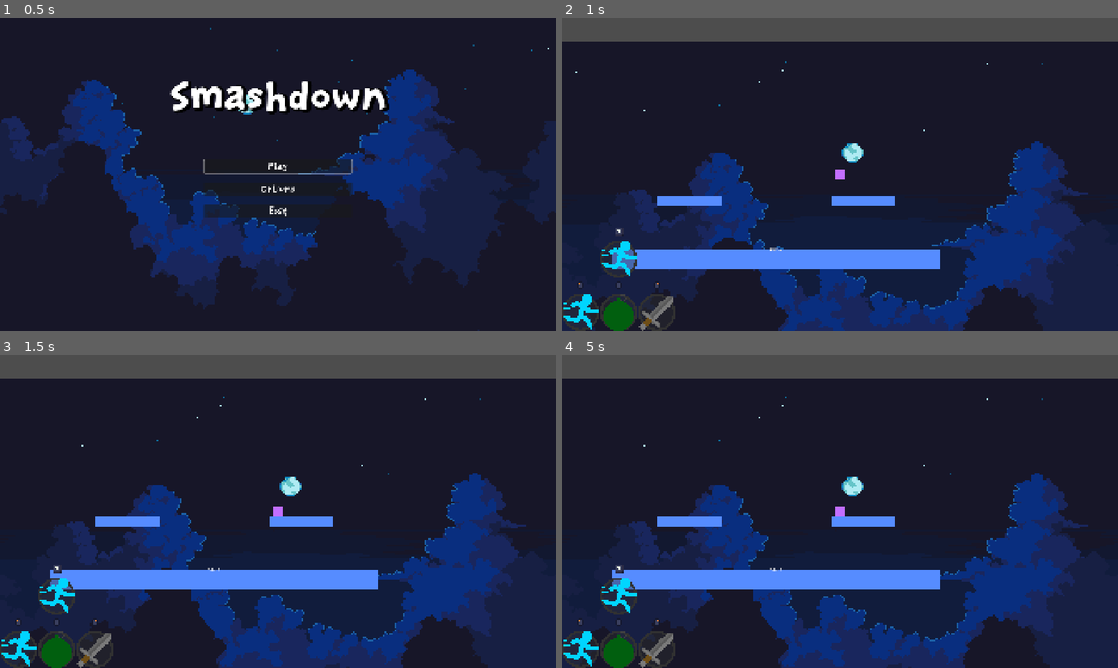
Above: before the commit, frames 1-4 (two rows, left to right).
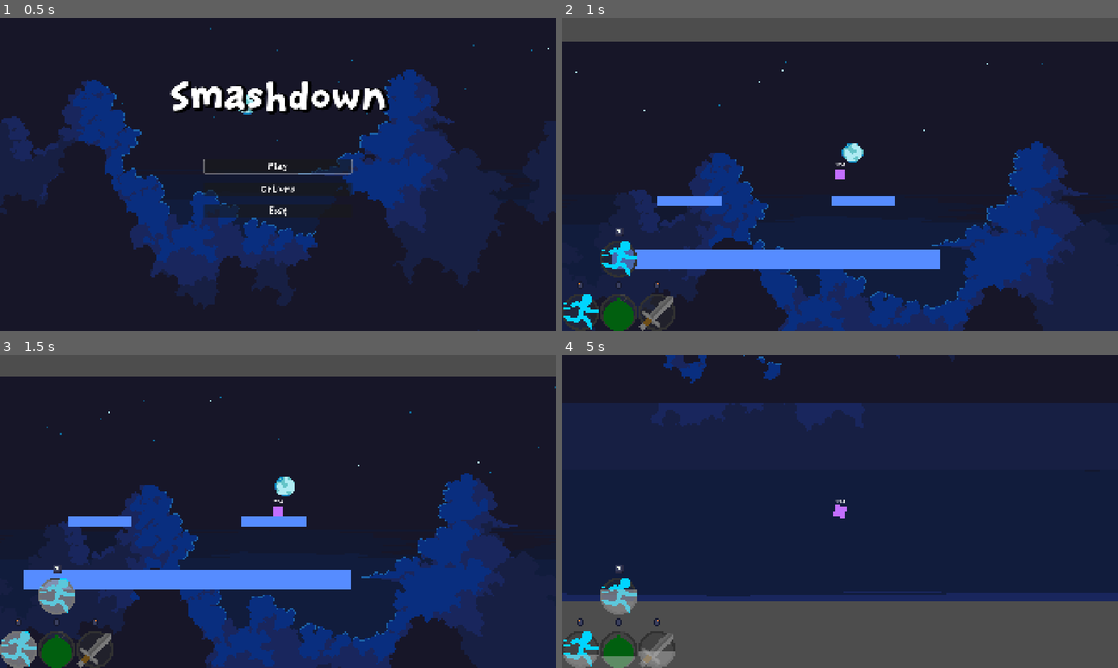
Above: after the commit, the same moments.

Repository: BoppleOpple/beat-the-clock
Game: Godot game, scene res://ui/main_menu/main_menu.tscn
Same seed, same stepped clock (60 frames per second), same inputs: the game is played once before the commit and once after it.
Inputs (mouse positions are in pixels of both pictures, inside the frame that each line leads up to):
- Up to frame 1 (0.5 s): no input
- Up to frame 2 (1 s): click "Play" at 0.5 s
- Up to frame 3 (1.5 s): move the mouse to (278, 511) at 1.27 s; hold D (gameplay_right) from 1.28 s (still down); tap Shift (gameplay_ability_combo) at 1.35 s; click (278, 511) at 1.42 s
- Up to frame 4 (5 s): tap Space (gameplay_jump) at 1.52, 2.27, 3.77, 4.52 s; move the mouse to (728, 527) at 2.02 s; release D (gameplay_right) at 2.03 s; hold S (gameplay_down) 2.03-2.78 s; click (728, 527) at 2.1 s; move the mouse to (895, 442) at 2.77 s; hold D (gameplay_right) 2.78-3.53 s; tap Middle mouse button (gameplay_ability_middle) at 2.85 s; move the mouse to (812, 574) at 3.52 s; hold W (gameplay_up) 3.53-4.28 s; right-click (812, 574) at 3.6 s; click (812, 574) at 3.67 s; move the mouse to (1006, 558) at 4.27 s; hold A (gameplay_left) from 4.28 s (still down); tap Shift (gameplay_ability_combo) at 4.35 s

Frame 1 is identical in both runs. In frame 2, less than 0.1% of the frame differs, in the area x 37-51%, y 46-75%; in frame 3, 12%; in frame 4, 64%, in the area x 0-100%, y 0-100%.
Error before the commit: Parse Error: Cannot call the parent class' virtual function "_ready()" because it hasn't been defined. (res://player/player.gd:20)

Commit message:
refactor: move abilities from PlayerData to player

Diff:
--- a/actors/actor_base.gd
+++ b/actors/actor_base.gd
@@ -31,8 +31,11 @@
 const SWORD_IMPULSE_SCALE: float = 900.0
 const SWORD_STARTUP_DELAY: float = 0.2
 const SWORD_PARRY_DURATION: float = 0.4
+const SWORD_IMPULSE_UPKICK: float = 500.0
 
 const PARRY_PARTICLE_DISTANCE: float = 25
+
+const HITSTUN_DURATION: float = 1.0
 
 ###########
 # CLASSES #
@@ -57,70 +60,19 @@
 var is_on_ground: bool = false
 var is_mid_jump: bool = false
 
-var left_ability_timer: Timer = Timer.new()
-var middle_ability_timer: Timer = Timer.new()
-var right_ability_timer: Timer = Timer.new()
-var combo_ability_timer: Timer = Timer.new()
+var ability_1: GameManager.Ability = GameManager.Ability.DASH
+var ability_2: GameManager.Ability = GameManager.Ability.GRENADE
+var ability_3: GameManager.Ability = GameManager.Ability.SWORD
+var ability_c: GameManager.Ability = GameManager.Ability.DASH
 
 ###########
 # METHODS #
 ###########
 
-func _apply_actions(actions: Actions, _delta: float):
-	# get direction from input
-	var input_x: float = actions.move_x
-
-	# scale the force based on current speed + direction (increase turnaround time)
-	var input_dir: float = sign(input_x)
-	var input_magnitude: float = abs(input_x - clamp(self.linear_velocity.x / VELOCITY_THRESHOLD, -1, 1)) * MOVE_FORCE_SCALE
-
-	# apply the movement force
-	self.apply_central_force(Vector2(input_dir * input_magnitude, 0))
-
-	# keep ground detector beneath player
-	$JumpCollisionBelow.rotation = -self.rotation
-
-	# jump force
-	if actions.jump and is_on_ground:
-		is_mid_jump = true
-		is_on_ground = false
-		self.set_axis_velocity(JUMP_VELOCITY)
-
-		var jump_torque: float = clamp(
-			self.linear_velocity.x * JUMPING_TORQUE_SCALE,
-			-JUMPING_TORQUE_MAX,
-			JUMPING_TORQUE_MAX
-		)
-		self.apply_torque_impulse(jump_torque)
-
-	# float (variable height + regrab)
-	if actions.slow_fall:
-		self.gravity_scale = JUMPING_GRAVITY_SCALE
-	elif is_mid_jump:
-		self.gravity_scale = AFTER_JUMPING_GRAVITY_SCALE
-	else:
-		self.gravity_scale = DEFAULT_GRAVITY_SCALE
-
-	# self-righting
-	var righting_dir: float = -sign(self.rotation)
-	var righting_factor: float = clamp(abs(self.rotation) / PI - 0.1, 0, 1)
-	var righting_torque: float = righting_factor * RIGHTING_TORQUE_SCALE
-
-	self.apply_torque(righting_torque * righting_dir)
-
-	# handle abilities
-	if actions.ability_1 and $Timers/LeftAbilityTimer.is_stopped():
-		$Timers/LeftAbilityTimer.start(_activate_ability(GameManager.player.ability_1))
-
-	if actions.ability_2 and $Timers/MiddleAbilityTimer.is_stopped():
-		$Timers/MiddleAbilityTimer.start(_activate_ability(GameManager.player.ability_2))
-
-	if actions.ability_3 and $Timers/RightAbilityTimer.is_stopped():
-		$Timers/RightAbilityTimer.start(_activate_ability(GameManager.player.ability_3))
-
-	if actions.ability_combo and $Timers/ComboAbilityTimer.is_stopped():
-		$Timers/ComboAbilityTimer.start(_activate_ability(GameManager.player.ability_c))
-
+func _ready() -> void:
+	$Timers/PlayerClock.start(GameManager.PLAYER_MAX_TIME / 2)
+
+func _process(_delta: float):
 	# handle timers
 	$Timers/VisualTimer/TimerLabel.text = str(snapped($Timers/PlayerClock.time_left, 0.1))
 	$Timers/VisualTimer/TimerLabel.set_position(self.get_position() + PLAYER_TIMER_OFFSET)
@@ -129,15 +81,73 @@
 	GameManager.player.ability_3_cooldown = $Timers/RightAbilityTimer.time_left
 	GameManager.player.ability_c_cooldown = $Timers/ComboAbilityTimer.time_left
 
-func _activate_ability(ability: PlayerData.Ability) -> float:
+func _apply_actions(actions: Actions, _delta: float) -> void:
+	# keep ground detector beneath player
+	$JumpCollisionBelow.rotation = -self.rotation
+
+	if $Timers/HitstunTimer.time_left > 0.0:
+		return
+
+	# get direction from input
+	var input_x: float = actions.move_x
+
+	# scale the force based on current speed + direction (increase turnaround time)
+	var input_dir: float = sign(input_x)
+	var input_magnitude: float = abs(input_x - clamp(self.linear_velocity.x / VELOCITY_THRESHOLD, -1, 1)) * MOVE_FORCE_SCALE
+
+	# apply the movement force
+	self.apply_central_force(Vector2(input_dir * input_magnitude, 0))
+
+	# jump force
+	if actions.jump and is_on_ground:
+		is_mid_jump = true
+		is_on_ground = false
+		self.set_axis_velocity(JUMP_VELOCITY)
+
+		var jump_torque: float = clamp(
+			self.linear_velocity.x * JUMPING_TORQUE_SCALE,
+			-JUMPING_TORQUE_MAX,
+			JUMPING_TORQUE_MAX
+		)
+		self.apply_torque_impulse(jump_torque)
+
+	# float (variable height + regrab)
+	if actions.slow_fall:
+		self.gravity_scale = JUMPING_GRAVITY_SCALE
+	elif is_mid_jump:
+		self.gravity_scale = AFTER_JUMPING_GRAVITY_SCALE
+	else:
+		self.gravity_scale = DEFAULT_GRAVITY_SCALE
+
+	# self-righting
+	var righting_dir: float = -sign(self.rotation)
+	var righting_factor: float = clamp(abs(self.rotation) / PI - 0.1, 0, 1)
+	var righting_torque: float = righting_factor * RIGHTING_TORQUE_SCALE
+
+	self.apply_torque(righting_torque * righting_dir)
+
+	# handle abilities
+	if actions.ability_1 and $Timers/LeftAbilityTimer.is_stopped():
+		$Timers/LeftAbilityTimer.start(_activate_ability(ability_1))
+
+	if actions.ability_2 and $Timers/MiddleAbilityTimer.is_stopped():
+		$Timers/MiddleAbilityTimer.start(_activate_ability(ability_2))
+
+	if actions.ability_3 and $Timers/RightAbilityTimer.is_stopped():
+		$Timers/RightAbilityTimer.start(_activate_ability(ability_3))
+
+	if actions.ability_combo and $Timers/ComboAbilityTimer.is_stopped():
+		$Timers/ComboAbilityTimer.start(_activate_ability(ability_c))
+
+func _activate_ability(ability: GameManager.Ability) -> float:
 	match ability:
-		PlayerData.Ability.EMPTY:
+		GameManager.Ability.EMPTY:
 			pass
-		PlayerData.Ability.DASH:
+		GameManager.Ability.DASH:
 			_perform_dash()
-		PlayerData.Ability.SWORD:
+		GameManager.Ability.SWORD:
 			_slash()
-		PlayerData.Ability.GRENADE:
+		GameManager.Ability.GRENADE:
 			_throw_grenade()
 
 	return GameManager.ABILITY_COOLDOWN[ability]
@@ -174,6 +184,7 @@
 
 func handle_knockback(impulse: Vector2, source: Node2D) -> void:
 	if $Timers/ParryTimer.time_left == 0:
+		$Timers/HitstunTimer.start(HITSTUN_DURATION)
 		self.apply_central_impulse(impulse)
 	else:
 		var parry_rotation: float = (source.global_position - self.global_position).angle() - self.rotation
@@ -248,6 +259,10 @@
 	if body.get("is_slashable"):
 		var knockback_impulse: Vector2 = (body.position - self.position).normalized() * SWORD_IMPULSE_SCALE
 
+		# add upkick when hitting horizontally
+		if abs(knockback_impulse.dot(Vector2(1, 0))) > 0.8:
+			knockback_impulse.y -= SWORD_IMPULSE_UPKICK
+
 		if body.has_method("apply_central_impulse"):
 			if body is ActorBase:
 				body.handle_knockback(knockback_impulse, self)
--- a/actors/actor_base.tscn
+++ b/actors/actor_base.tscn
@@ -131,6 +131,10 @@
 one_shot = true
 
 [node name="ParryTimer" type="Timer" parent="Timers" unique_id=370265111]
+process_callback = 0
+one_shot = true
+
+[node name="HitstunTimer" type="Timer" parent="Timers" unique_id=165685142]
 process_callback = 0
 one_shot = true
 
--- a/global/GameManager.gd
+++ b/global/GameManager.gd
@@ -2,6 +2,7 @@
 
 const PLAYER_MAX_TIME: float = 300.5
 var player: PlayerData
+var player_ref: Player
 var options: Options
 
 
@@ -14,6 +15,14 @@
 # 2 - Sword
 # 3 - Grenade
 # -----------
+
+enum Ability {
+	EMPTY = 0,
+	DASH = 1,
+	SWORD = 2,
+	GRENADE = 3,
+}
+
 const ABILITY_COOLDOWN: Array[float] = [10.0, 2.0, 2.5, 3.0]
 
 enum InputDevice { KEYBOARD_MOUSE, CONTROLLER }
--- a/global/PlayerData.gd
+++ b/global/PlayerData.gd
@@ -9,20 +9,9 @@
 # 3 - Grenade
 # -----------
 
-enum Ability {
-	EMPTY = 0,
-	DASH = 1,
-	SWORD = 2,
-	GRENADE = 3,
-}
-
-@export var player_name: String = "Player"
-@export var timer: float = 0.0
-@export var ability_1: Ability = Ability.DASH
-@export var ability_2: Ability = Ability.GRENADE
-@export var ability_3: Ability = Ability.SWORD
-@export var ability_c: Ability = Ability.DASH
-@export var ability_1_cooldown: float = 0.0
-@export var ability_2_cooldown: float = 0.0
-@export var ability_3_cooldown: float = 0.0
-@export var ability_c_cooldown: float = 0.0
+var player_name: String = "Player"
+var timer: float = 0.0
+var ability_1_cooldown: float = 0.0
+var ability_2_cooldown: float = 0.0
+var ability_3_cooldown: float = 0.0
+var ability_c_cooldown: float = 0.0
--- a/project.godot
+++ b/project.godot
@@ -29,6 +29,11 @@
 [dotnet]
 
 project/assembly_name="GMTK 2026"
+
+[global_group]
+
+Players=""
+baddies=""
 
 [input]
 
--- a/ui/hud/hud.gd
+++ b/ui/hud/hud.gd
@@ -14,13 +14,13 @@
 
 func _ready() -> void:
 	# Ability Slot 1
-	$AbilityFG/VBoxContainer/LowerAbilities/Ability1.max_value = GameManager.ABILITY_COOLDOWN[GameManager.player.ability_1]
+	$AbilityFG/VBoxContainer/LowerAbilities/Ability1.max_value = GameManager.ABILITY_COOLDOWN[GameManager.player_ref.ability_1]
 	# Ability Slot 2
-	$AbilityFG/VBoxContainer/LowerAbilities/Ability2.max_value = GameManager.ABILITY_COOLDOWN[GameManager.player.ability_2]
+	$AbilityFG/VBoxContainer/LowerAbilities/Ability2.max_value = GameManager.ABILITY_COOLDOWN[GameManager.player_ref.ability_2]
 	# Ability Slot 3
-	$AbilityFG/VBoxContainer/LowerAbilities/Ability3.max_value = GameManager.ABILITY_COOLDOWN[GameManager.player.ability_3]
+	$AbilityFG/VBoxContainer/LowerAbilities/Ability3.max_value = GameManager.ABILITY_COOLDOWN[GameManager.player_ref.ability_3]
 	# Ability Slot C
-	$AbilityFG/VBoxContainer/UpperAbilities/AbilityC.max_value = GameManager.ABILITY_COOLDOWN[GameManager.player.ability_c]
+	$AbilityFG/VBoxContainer/UpperAbilities/AbilityC.max_value = GameManager.ABILITY_COOLDOWN[GameManager.player_ref.ability_c]
 	# Ability Slot 1 Cooldown
 	$AbilityFG/VBoxContainer/LowerAbilities/Ability1.value = GameManager.player.ability_1_cooldown
 	# Ability Slot 2 Cooldown
@@ -41,40 +41,40 @@
 
 func _ability_texture_update() -> void:
 	# ABILITY 1 TEXTURE
-	if GameManager.player.ability_1 == 0:
+	if GameManager.player_ref.ability_1 == 0:
 		$AbilityFG/VBoxContainer/LowerAbilities/Ability1.texture_under = null
-	elif GameManager.player.ability_1 == 1:
+	elif GameManager.player_ref.ability_1 == 1:
 		$AbilityFG/VBoxContainer/LowerAbilities/Ability1.texture_under = dash_texture
-	elif GameManager.player.ability_1 == 2:
+	elif GameManager.player_ref.ability_1 == 2:
 		$AbilityFG/VBoxContainer/LowerAbilities/Ability1.texture_under = sword_texture
-	elif GameManager.player.ability_1 == 3:
+	elif GameManager.player_ref.ability_1 == 3:
 		$AbilityFG/VBoxContainer/LowerAbilities/Ability1.texture_under = grenade_texture
 	# ABILITY 2 TEXTURE
-	if GameManager.player.ability_2 == 0:
+	if GameManager.player_ref.ability_2 == 0:
 		$AbilityFG/VBoxContainer/LowerAbilities/Ability2.texture_under = null
-	elif GameManager.player.ability_2 == 1:
+	elif GameManager.player_ref.ability_2 == 1:
 		$AbilityFG/VBoxContainer/LowerAbilities/Ability2.texture_under = dash_texture
-	elif GameManager.player.ability_2 == 2:
+	elif GameManager.player_ref.ability_2 == 2:
 		$AbilityFG/VBoxContainer/LowerAbilities/Ability2.texture_under = sword_texture
-	elif GameManager.player.ability_2 == 3:
+	elif GameManager.player_ref.ability_2 == 3:
 		$AbilityFG/VBoxContainer/LowerAbilities/Ability2.texture_under = grenade_texture
 	# ABILITY 3 TEXTURE
-	if GameManager.player.ability_3 == 0:
+	if GameManager.player_ref.ability_3 == 0:
 		$AbilityFG/VBoxContainer/LowerAbilities/Ability3.texture_under = null
-	elif GameManager.player.ability_3 == 1:
+	elif GameManager.player_ref.ability_3 == 1:
 		$AbilityFG/VBoxContainer/LowerAbilities/Ability3.texture_under = dash_texture
-	elif GameManager.player.ability_3 == 2:
+	elif GameManager.player_ref.ability_3 == 2:
 		$AbilityFG/VBoxContainer/LowerAbilities/Ability3.texture_under = sword_texture
-	elif GameManager.player.ability_3 == 3:
+	elif GameManager.player_ref.ability_3 == 3:
 		$AbilityFG/VBoxContainer/LowerAbilities/Ability3.texture_under = grenade_texture
 	# ABILITY C TEXTURE
-	if GameManager.player.ability_c == 0:
+	if GameManager.player_ref.ability_c == 0:
 		$AbilityFG/VBoxContainer/UpperAbilities/AbilityC.texture_under = null
-	elif GameManager.player.ability_c == 1:
+	elif GameManager.player_ref.ability_c == 1:
 		$AbilityFG/VBoxContainer/UpperAbilities/AbilityC.texture_under = dash_texture
-	elif GameManager.player.ability_c == 2:
+	elif GameManager.player_ref.ability_c == 2:
 		$AbilityFG/VBoxContainer/UpperAbilities/AbilityC.texture_under = sword_texture
-	elif GameManager.player.ability_c == 3:
+	elif GameManager.player_ref.ability_c == 3:
 		$AbilityFG/VBoxContainer/UpperAbilities/AbilityC.texture_under = grenade_texture
 
 func ability_icon_change() -> void:
